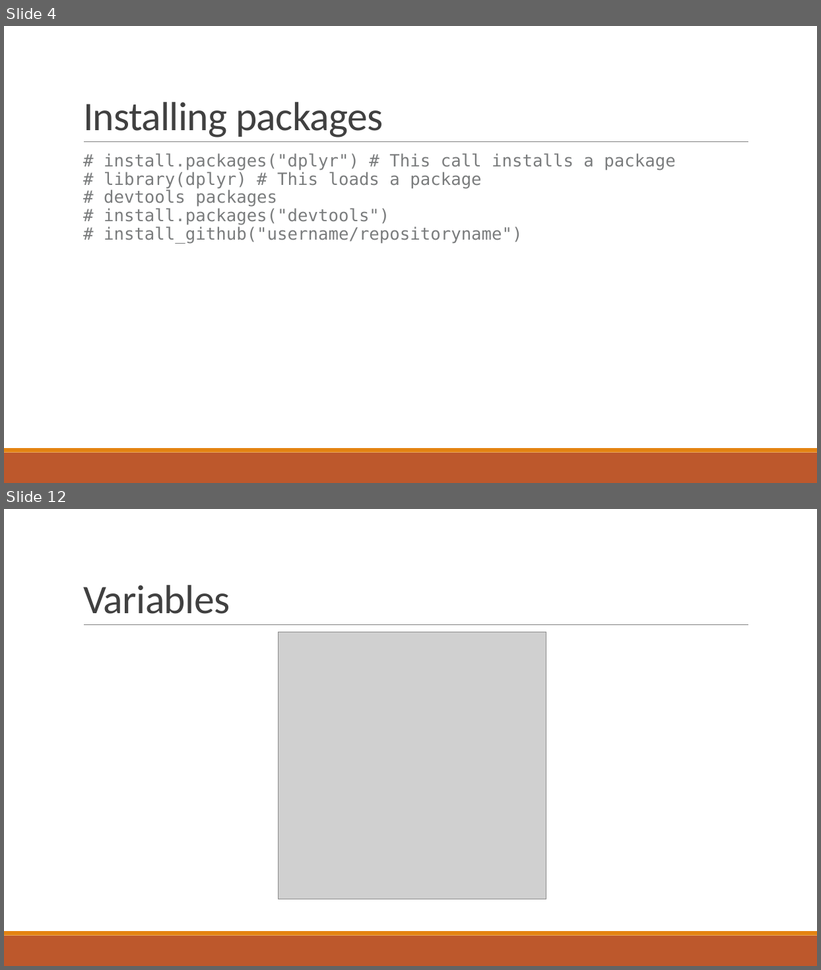
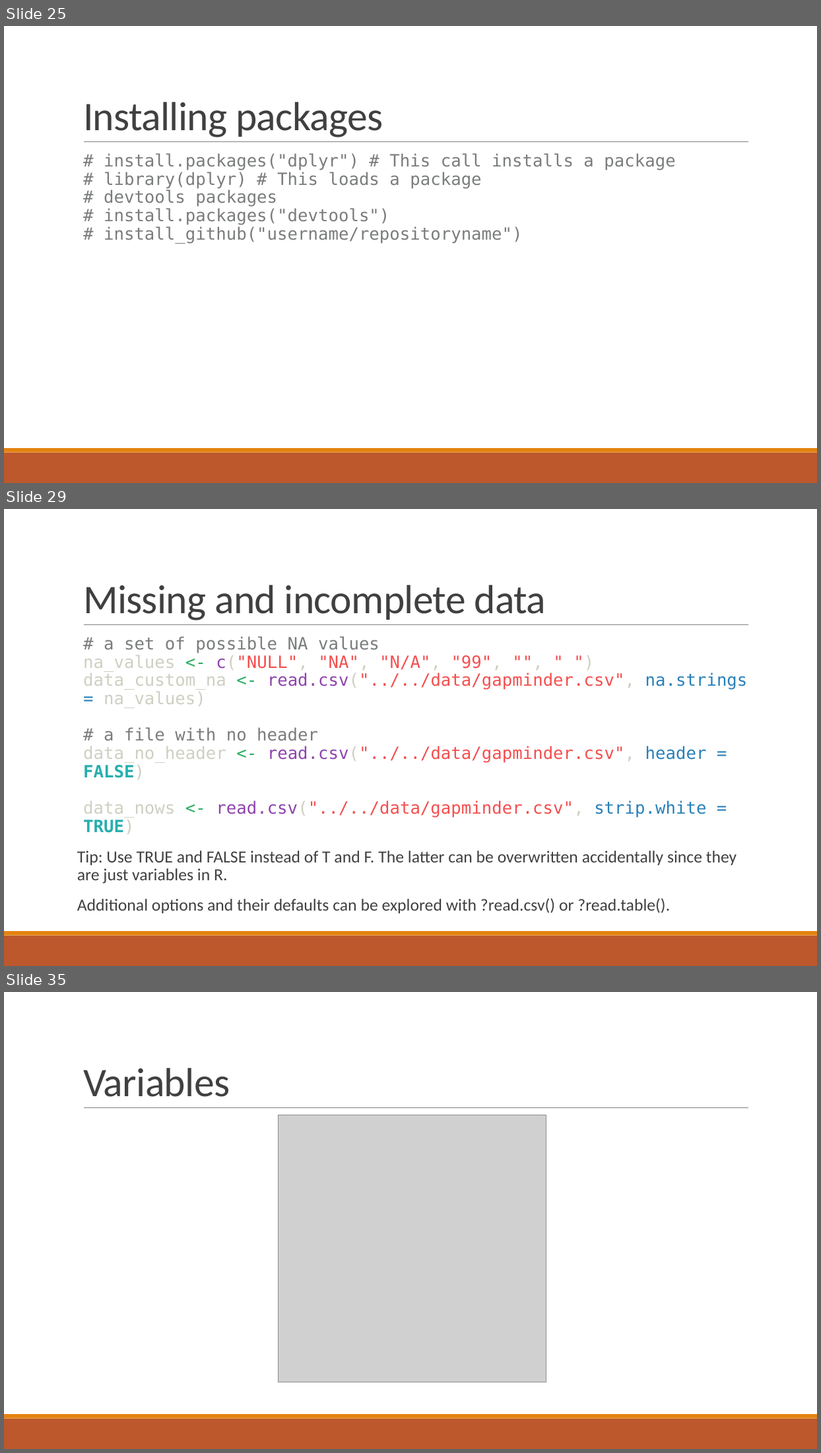
Before and after one commit to csc-ubc-okanagan/workshops, a slide deck: guides/Additional-talks/fundamental-concepts-with-RStudio-90-mins.pptx. Shown one above the other, each under a label of ours: slides 4 and 12 before the commit, slides 25, 29 and 35 after it; the slides between them are not shown. The pictures are 821x970 and 821x1453 pixels, drawn with LibreOffice and Linux fonts; fonts in the diff are those of the drawing; grey boxes stand for pictures. Boxes give left, top, right and bottom in pixels: in the first picture for what was removed or moved away, otherwise in the second. Text is boxed around its words. In the diff, an @@ line names an element or a change of style, - is before the commit and + after.

```diff
--- a/guides/Additional-talks/fundamental-concepts-with-RStudio-90-mins.pptx
+++ b/guides/Additional-talks/fundamental-concepts-with-RStudio-90-mins.pptx
@@ slide 29 added at <box>4,509,817,966</box>, background #FFFFFF; not listed: 3 template elements that a slide beside it also shows @@
@@ title added at <box>83,585,547,621</box>, 48 pt, text #404040 @@
+Missing and incomplete data
@@ text added at <box>77,636,748,914</box>, 20 pt, text #404040 @@
+# a set of possible NA values
+na_values <- c("NULL", "NA", "N/A", "99", "", " ")
+data_custom_na <- read.csv("../../data/gapminder.csv", na.strings = na_values)
+# a file with no header
+data_no_header <- read.csv("../../data/gapminder.csv", header = FALSE)
+data_nows <- read.csv("../../data/gapminder.csv", strip.white = TRUE)
+Tip: Use TRUE and FALSE instead of T and F. The latter can be overwritten accidentally since they are just variables in R.
+Additional options and their defaults can be explored with ?read.csv() or ?read.table().
@@ what was slide 4 is now slide 25 @@
@@ what was slide 12 is now slide 35 @@
```
Also in this commit, not shown: 9 slides changed, 29 other slides added, 1 slide removed, 2 other files.
